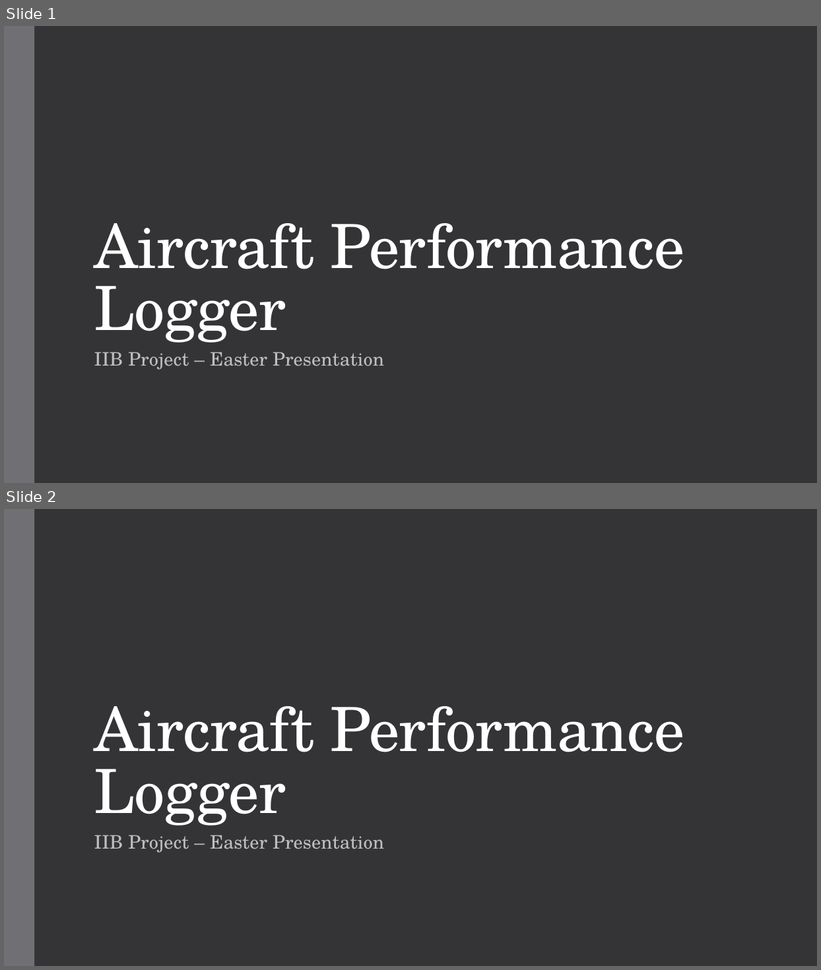
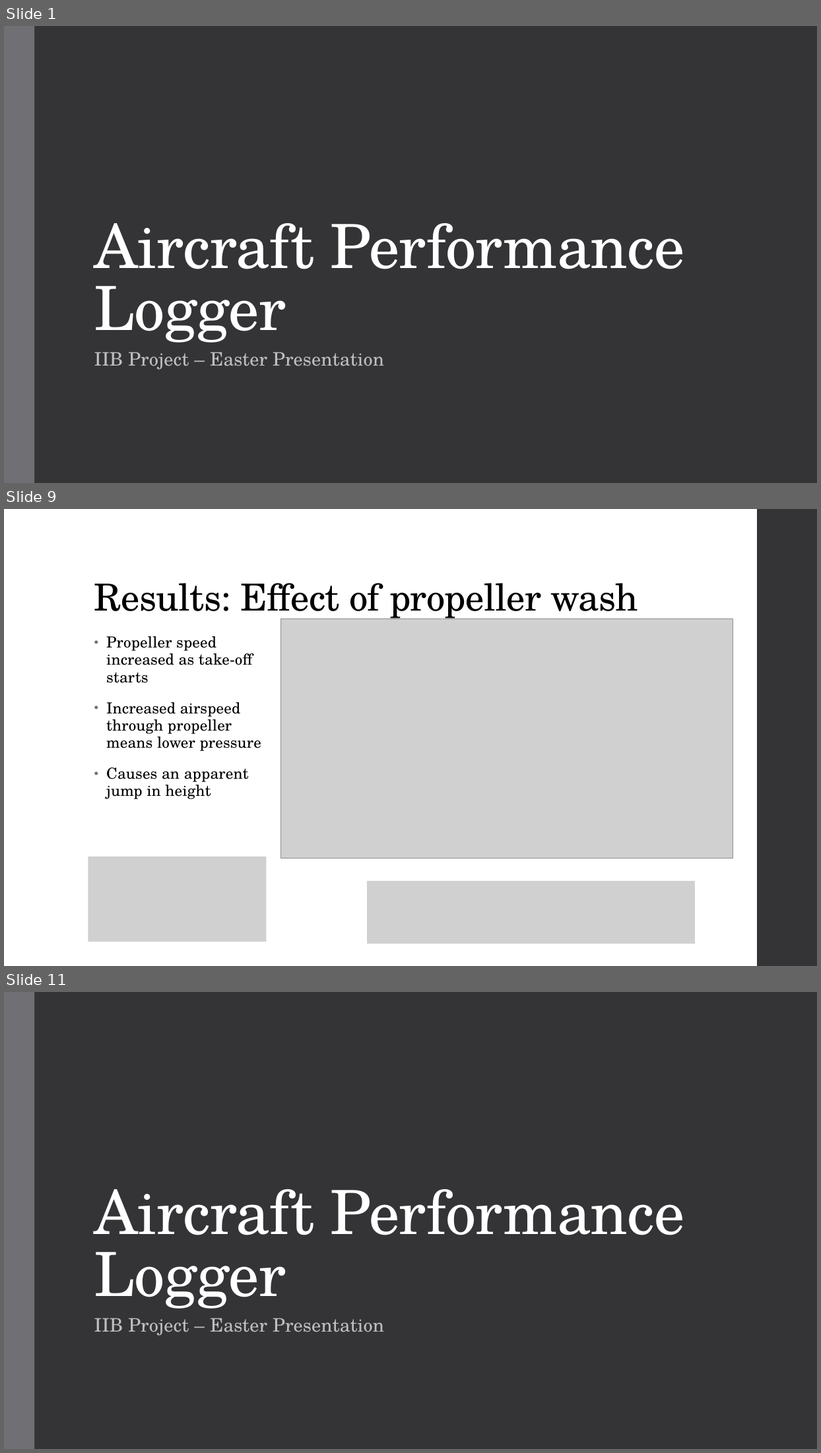
Before and after one commit to BaileyBrookes/Part_IIB_Project, a slide deck: Easter Pressentation/bdb31_easter_presentation.pptx. Shown one above the other, each under a label of ours: slides 1 and 2 before the commit, slides 1, 9 and 11 after it; the slides between them are not shown. The pictures are 821x970 and 821x1453 pixels, drawn with LibreOffice and Linux fonts; fonts in the diff are those of the drawing; grey boxes stand for pictures. Boxes give left, top, right and bottom in pixels: in the first picture for what was removed or moved away, otherwise in the second. Text is boxed around its words. In the diff, an @@ line names an element or a change of style, - is before the commit and + after.

```diff
--- a/Easter Pressentation/bdb31_easter_presentation.pptx
+++ b/Easter Pressentation/bdb31_easter_presentation.pptx
@@ slide 9 added at (4,509,817,966), background #FFFFFF @@
@@ rectangle added at (757,509,817,966), fill #353537 @@
@@ title added at (94,583,639,622), 44 pt, text #000000 @@
+Results: Effect of propeller wash
@@ picture added at (281,619,733,858) @@
@@ text added at (106,636,261,799), 18 pt, text #000000 @@
+• Propeller speed increased as take-off starts
+• Increased airspeed through propeller means lower pressure
+• Causes an apparent jump in height
@@ picture added at (88,857,266,942) @@
@@ picture added at (367,881,695,944) @@
@@ what was slide 2 is now slide 11 @@
```
Also in this commit, not shown: 8 other slides added, 8 other files.
